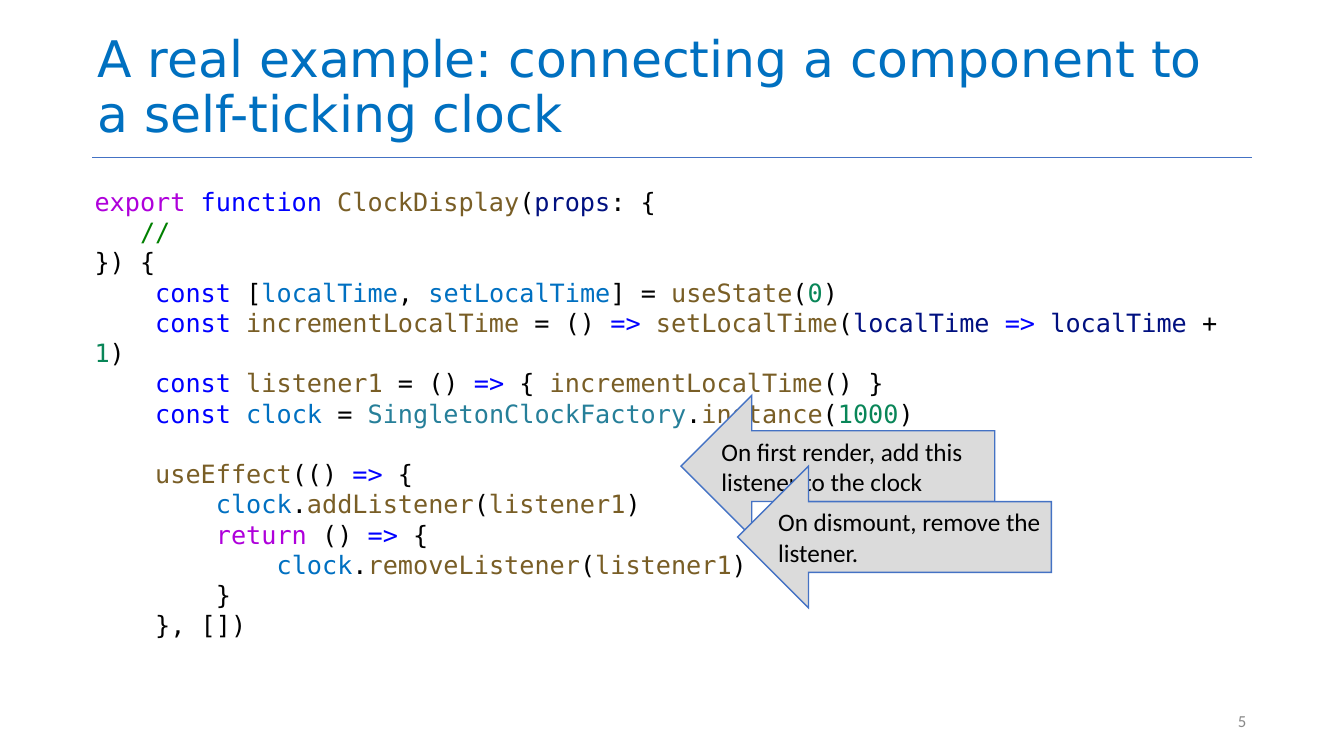
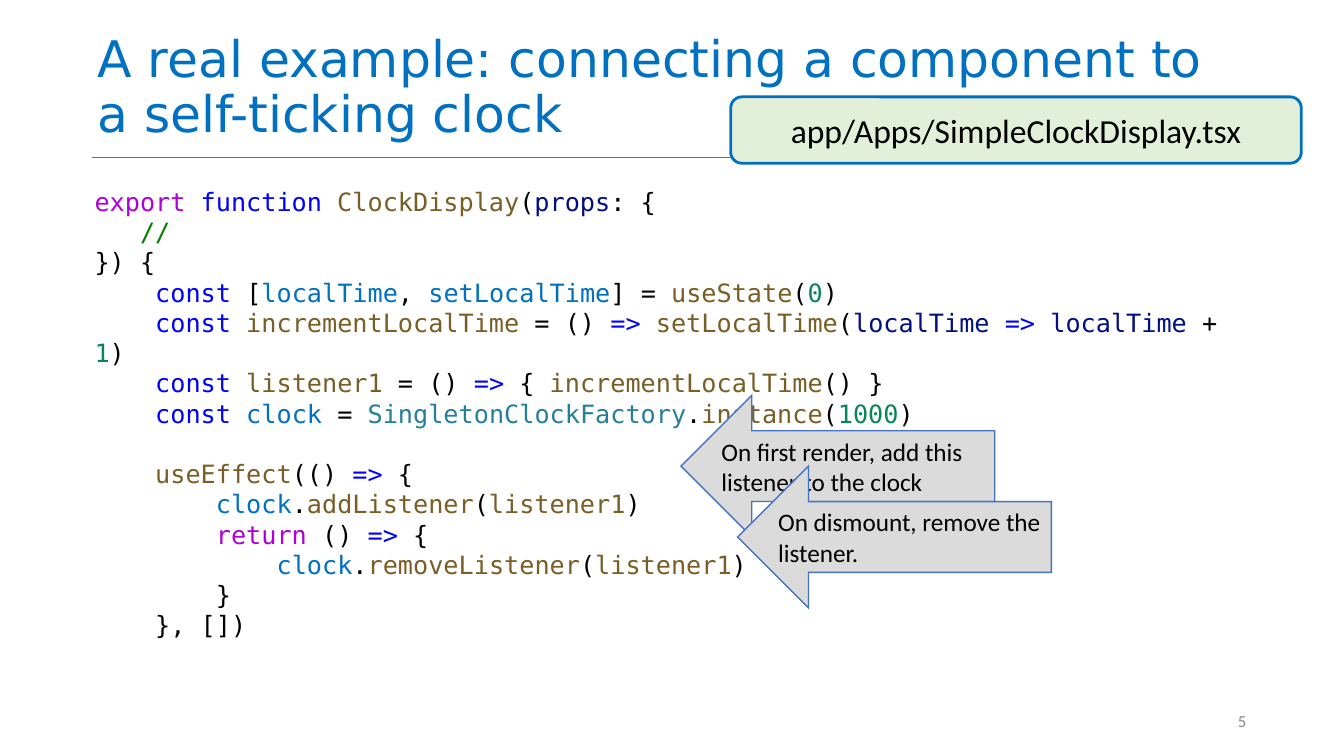
Before and after one commit to neu-se/CS4530-Fall-2023, a slide deck: slide 5 of Slides/Module 08 React Hooks.pptx. Drawn at 1344x756 pixels with LibreOffice and Linux fonts; fonts in the diff are those of the drawing. Boxes give left, top, right and bottom in pixels: in the first picture for what was removed or moved away, otherwise in the second. Text is boxed around its words. In the diff, an @@ line names an element or a change of style, - is before the commit and + after.

Commit message:
update slides, examples, for lecture

```diff
--- a/Slides/Module 08 React Hooks.pptx
+++ b/Slides/Module 08 React Hooks.pptx
@@ rounded rectangle added at box(731, 97, 1302, 163), fill #E2F0D9, outline #0070C0 2 pt, 24 pt, text #000000 @@
+app/Apps/SimpleClockDisplay.tsx
```
Also in this commit, not shown: 11 other slides changed, 4 other files.
